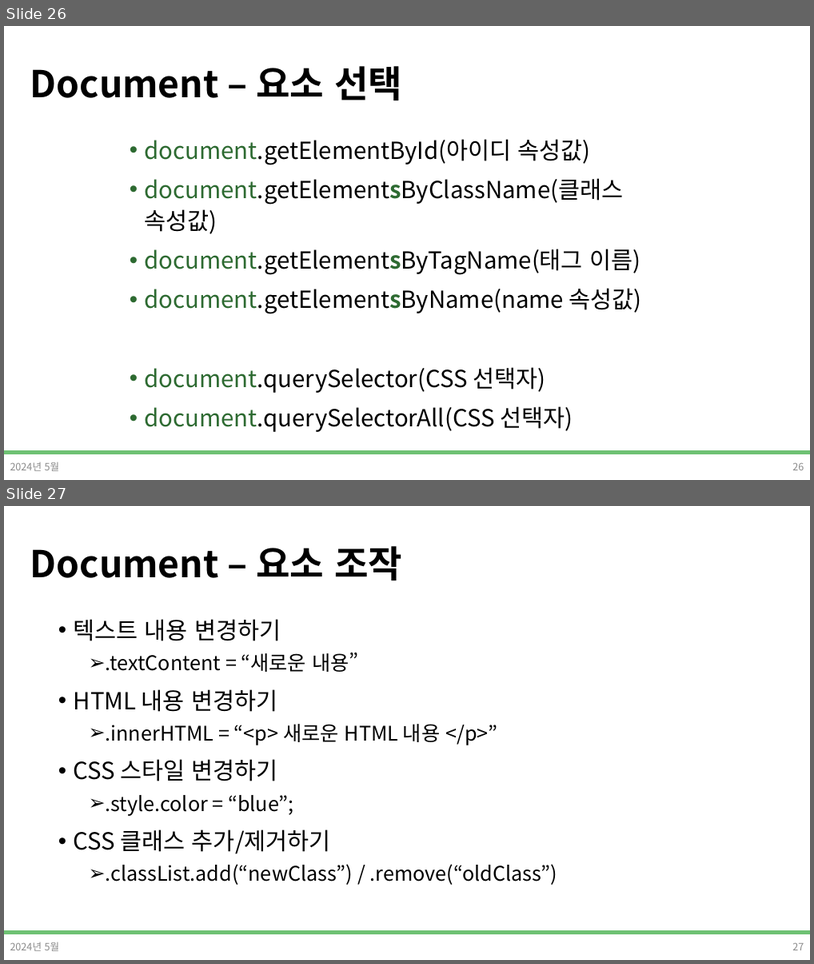
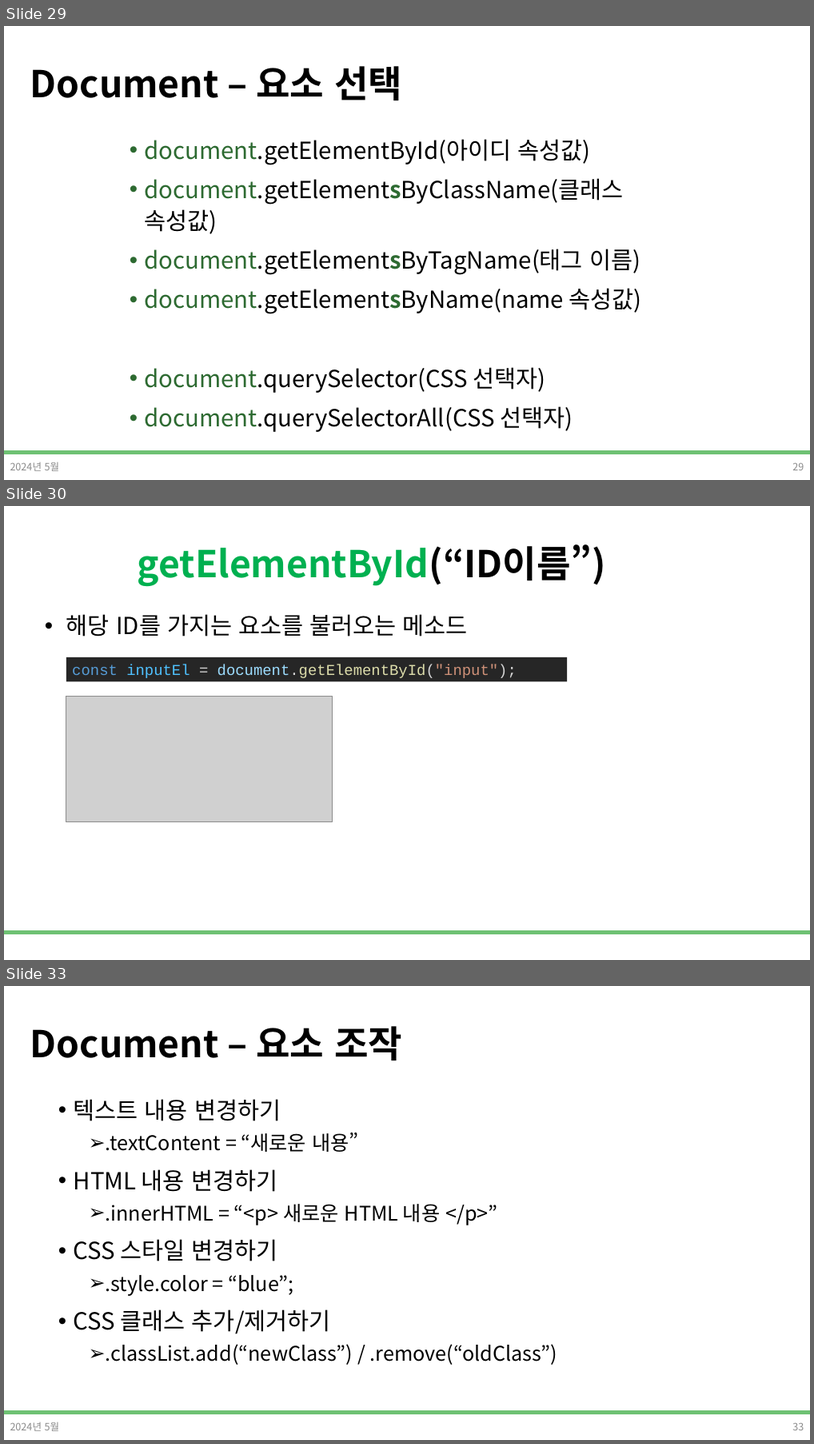
Before and after one commit to DevDamon0527/SeSAC_Yeongdeungpo_Campus_6th, a slide deck: material/[SeSAC_YDP_6] 04_2_Javascript_표준객체,DOM.pptx. Shown one above the other, each under a label of ours: slides 26 and 27 before the commit, slides 29, 30 and 33 after it; the slides between them are not shown. The pictures are 814x964 and 814x1444 pixels, drawn with LibreOffice and Linux fonts; fonts in the diff are those of the drawing; grey boxes stand for pictures; background and template pictures are left out. Boxes give left, top, right and bottom in pixels: in the first picture for what was removed or moved away, otherwise in the second. Text is boxed around its words. In the diff, an @@ line names an element or a change of style, - is before the commit and + after.

```diff
--- a/material/[SeSAC_YDP_6] 04_2_Javascript_표준객체,DOM.pptx
+++ b/material/[SeSAC_YDP_6] 04_2_Javascript_표준객체,DOM.pptx
@@ slide 30 added at <box>4,506,810,960</box>, background #FFFFFF; not listed: 1 template element that a slide beside it also shows @@
@@ title added at <box>138,544,607,587</box>, 44 pt, text #00B050, bold @@
+getElementById(“ID이름”)
@@ text added at <box>66,614,468,636</box>, 28 pt, text #000000 @@
+• 해당 ID를 가지는 요소를 불러오는 메소드
@@ rectangle added at <box>66,657,567,681</box>, fill #262626, 18 pt, text #DCDCAA @@
+const inputEl = document.getElementById("input");
@@ picture added at <box>66,696,333,822</box> @@
@@ what was slide 26 is now slide 29 @@
@@ what was slide 27 is now slide 33 @@
@@ page number at <box>793,1423,804,1430</box>: text changed @@
-27
+33
```
Also in this commit, not shown: 2 slides changed, 16 other slides added, 7 other files.
